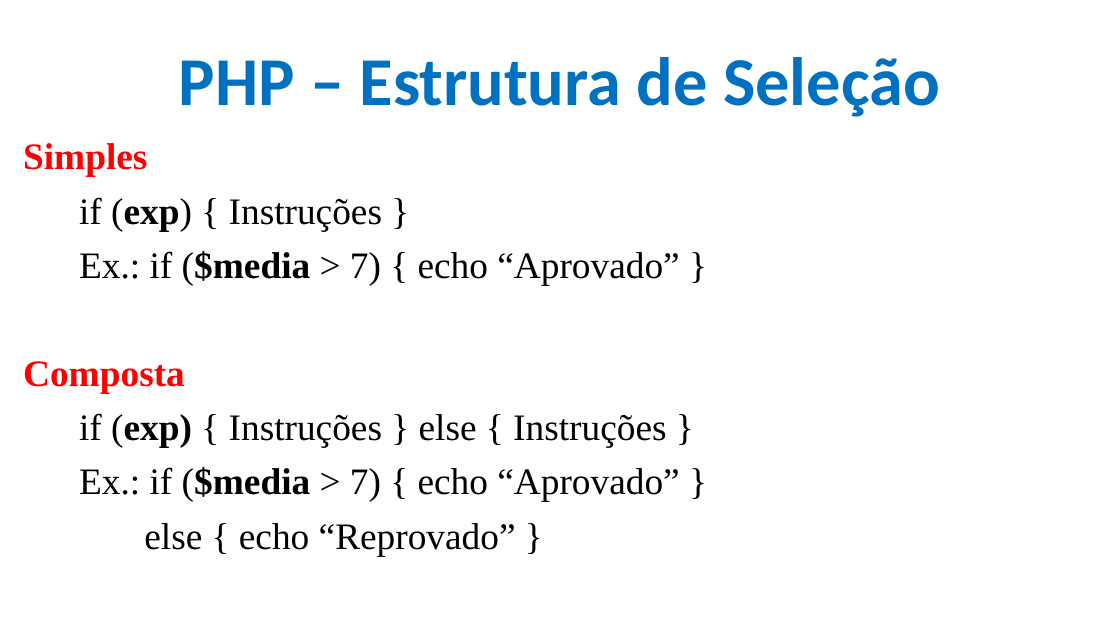
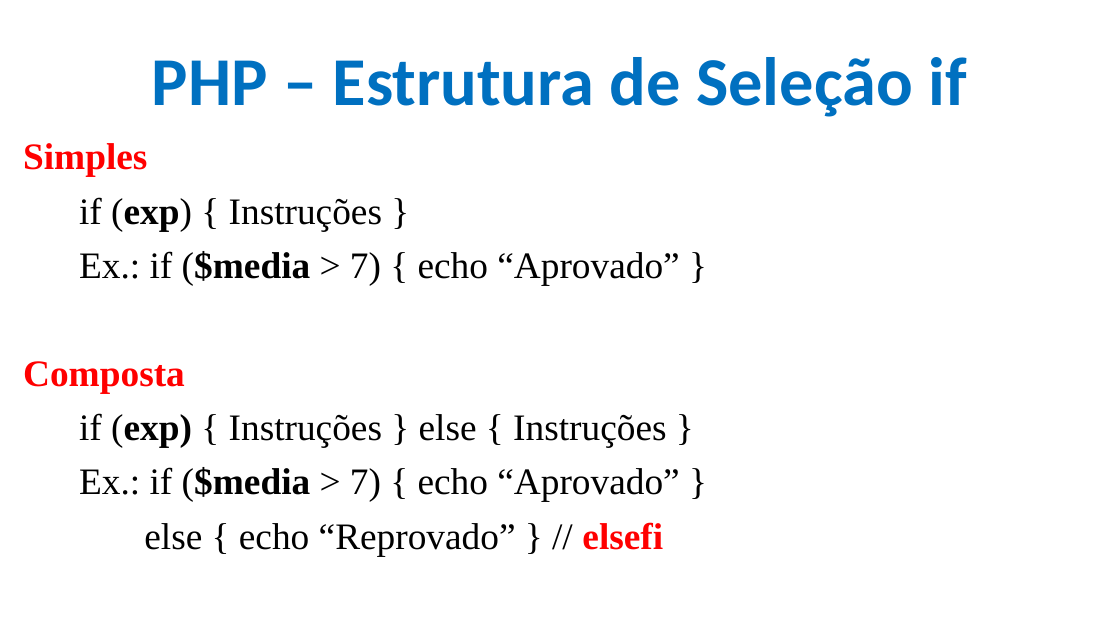
Before and after one commit to CloudEducationBrazil/WydenDesenvolvimentoWebPHP, a slide deck: slide 25 of 01 Classes/Aula 11 e 12 Desenvolvimento Web PHP - PHP.pptx (slide 22 before the commit). Drawn at 1120x630 pixels with LibreOffice and Linux fonts; fonts in the diff are those of the drawing; background and template pictures are left out. Boxes give left, top, right and bottom in pixels: in the first picture for what was removed or moved away, otherwise in the second. Text is boxed around its words. In the diff, an @@ line names an element or a change of style, - is before the commit and + after.

```diff
--- a/01 Classes/Aula 11 e 12 Desenvolvimento Web PHP - PHP.pptx
+++ b/01 Classes/Aula 11 e 12 Desenvolvimento Web PHP - PHP.pptx
@@ title at (152, 57, 966, 117): text changed @@
-PHP – Estrutura de Seleção
+PHP – Estrutura de Seleção if
@@ text at (144, 522, 663, 556): text changed @@
-else { echo “Reprovado” }
+else { echo “Reprovado” } // elsefi
```
Also in this commit, not shown: 7 other slides changed, 8 slides added.
